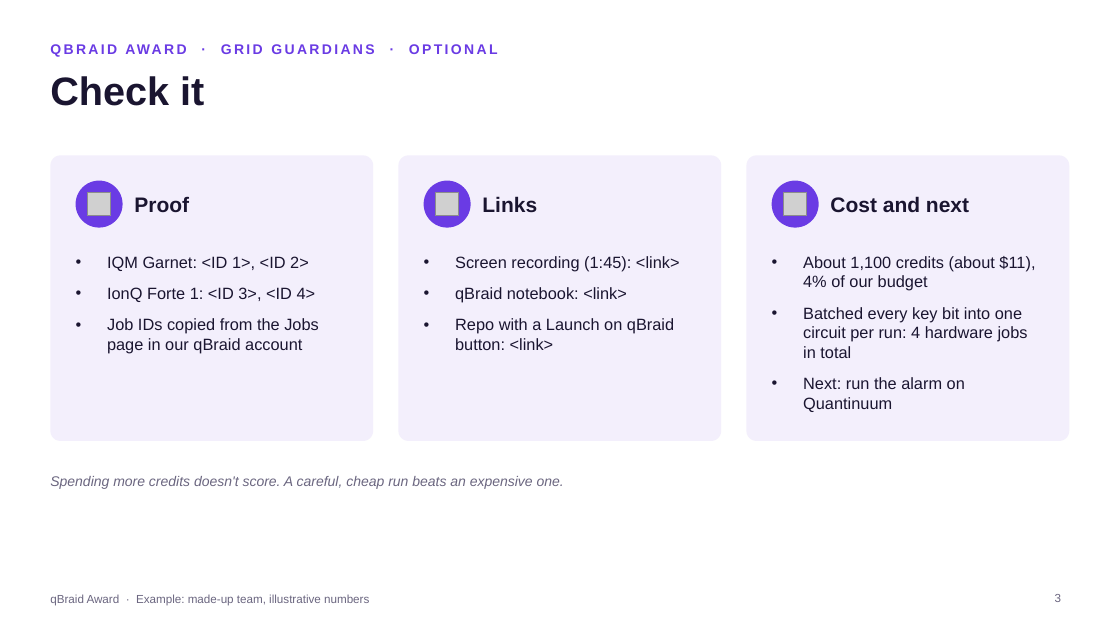
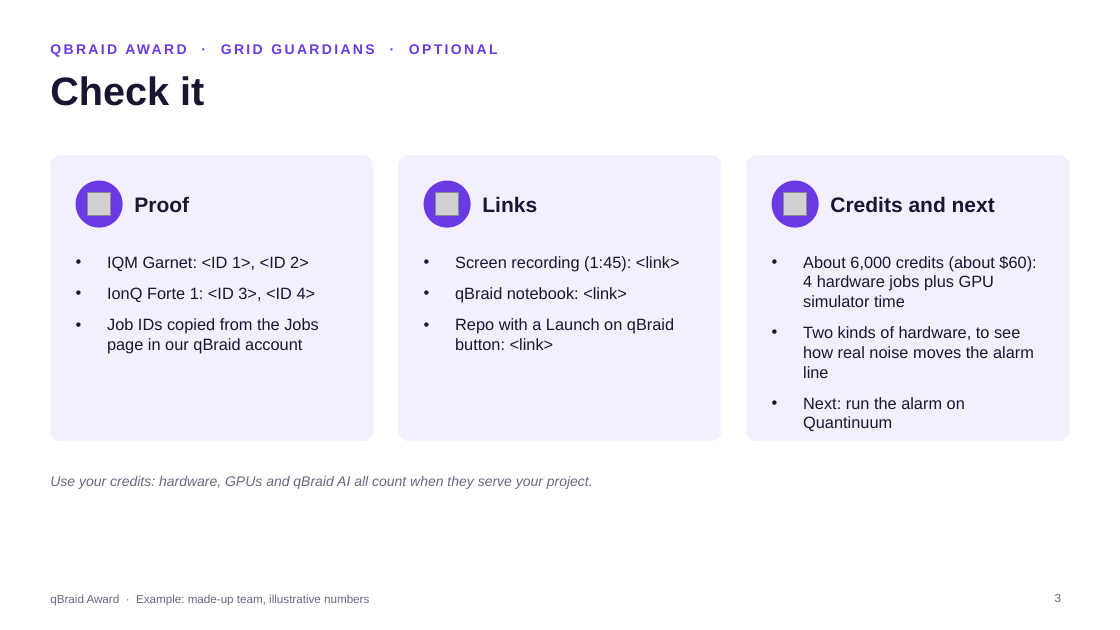
Before and after one commit to qBraid/tn-quantum-hackathon, a slide deck: slide 3 of 4-qbraid-award/qbraid-award-example.pptx. Drawn at 1120x630 pixels with LibreOffice and Linux fonts; fonts in the diff are those of the drawing; grey boxes stand for pictures. Boxes give left, top, right and bottom in pixels: in the first picture for what was removed or moved away, otherwise in the second. Text is boxed around its words. In the diff, an @@ line names an element or a change of style, - is before the commit and + after.

Commit message:
qBraid Award: use your credits on hardware, GPUs and qBraid AI, for a reason that serves the project
Matches the qBraid/qbraid-award guide: replaces 'spending more credits doesn't
help' with use-your-credits guidance, and copies in the rebuilt slide template
and example.

```diff
--- a/4-qbraid-award/qbraid-award-example.pptx
+++ b/4-qbraid-award/qbraid-award-example.pptx
@@ text at bbox=[830, 196, 995, 213]: text changed @@
-Cost and next
+Credits and next
@@ text at bbox=[803, 256, 1036, 378]: text changed @@
-• About 1,100 credits (about $11), 4% of our budget
-• Batched every key bit into one circuit per run: 4 hardware jobs in total
+• About 6,000 credits (about $60): 4 hardware jobs plus GPU simulator time
+• Two kinds of hardware, to see how real noise moves the alarm line
@@ text at bbox=[50, 476, 593, 489]: text changed @@
-Spending more credits doesn't score. A careful, cheap run beats an expensive one.
+Use your credits: hardware, GPUs and qBraid AI all count when they serve your project.
```
Also in this commit, not shown: 4 other files.
